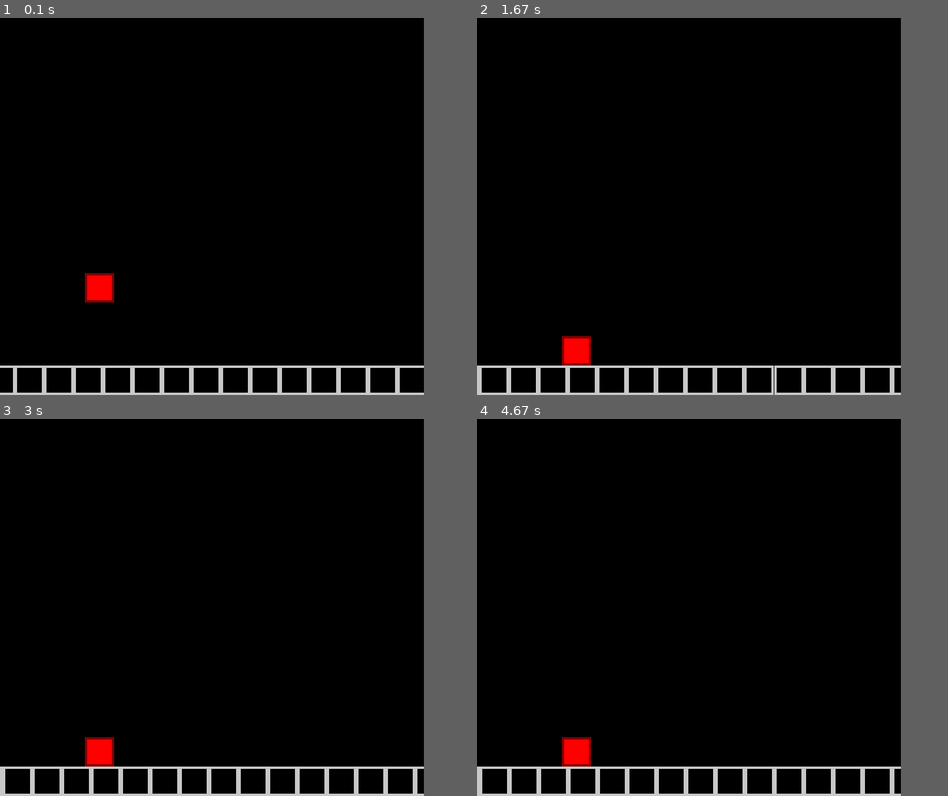
Above: before the commit, frames 1-4 (two rows, left to right).
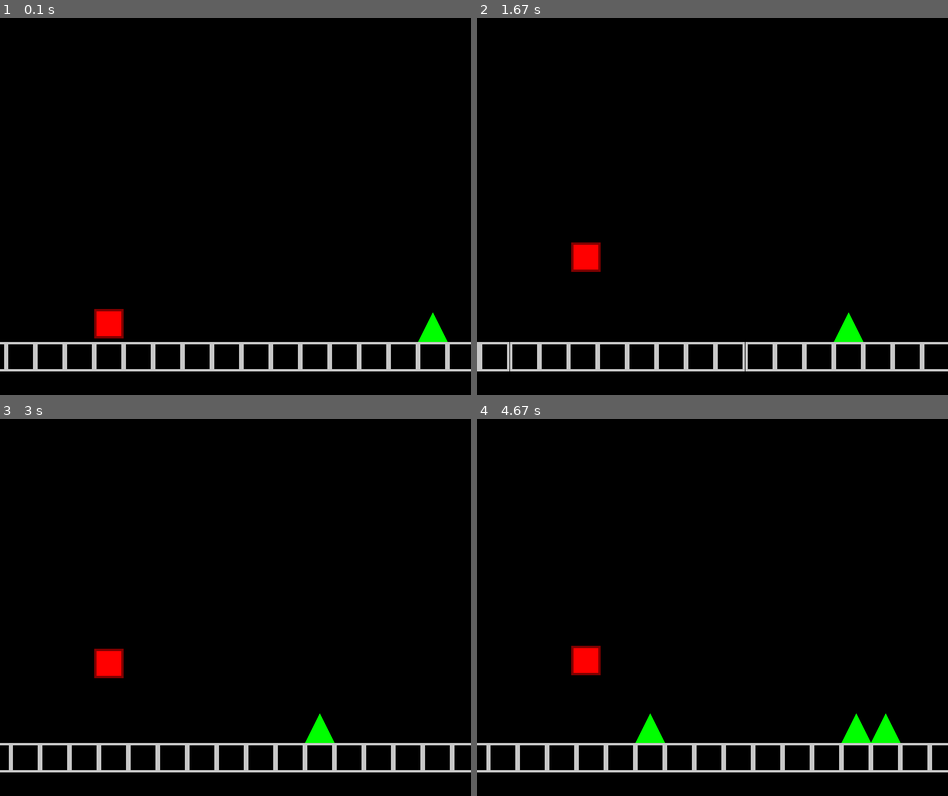
Above: after the commit, the same moments.

Repository: enzogyoshi/pygame_geometrydash
Game: pygame game, started from main.py
The game is run twice, just before and just after one commit, with the same random seed, the same clock (stepped at 60 frames per second) and the same inputs.
Inputs:
- Up to frame 1 (0.1 s): no input
- Up to frame 2 (1.67 s): tap Space at 0.33 s; hold Up 0.67-1.13 s; hold Up 1.17-1.53 s
- Up to frame 3 (3 s): hold Up 1.9-2.27 s; hold Up from 2.63 s (still down)
- Up to frame 4 (4.67 s): release Up at 3 s; hold Up 3.03-3.33 s; hold Up 3.37-3.73 s; hold Up 3.77-4.07 s; hold Up 4.1-4.47 s
The window is 720x640 before the commit and 800x640 after it. Grey fills any space a smaller window leaves; there, only what the larger window draws over its background counts as a difference.

The runs differ from the first frame. In frame 1, 5.2% of the frame differs, in the area x 0-100%, y 67-100%; in frame 2, 5.1%; in frame 3, 5.2%; in frame 4, 5.7%, in the area x 0-100%, y 60-100%.

Commit message:
added jump, added spikes, added death, added test level

Diff:
--- a/game.py
+++ b/game.py
@@ -1,15 +1,36 @@
 from setup import *
 from player import Player
-from tile import Tile
+from tile import Tile, HalfTile
+from spike import Spike
 
 class Game:
 
 
 
-    def __init__(self):
+    def __init__(self, level):
         self.player = Player()
-        self.tiles = [Tile((i, SCREEN_HEIGHT - Tile.height)) for i in range(0, SCREEN_WIDTH * 3, Tile.width)]
-        self.camera_speed = pygame.Vector2(300, 0)
+        self.tiles = []
+        self.spikes = []
+
+        self.camera_speed = pygame.Vector2(480, 0)
+
+        self.level = level
+        self.import_level()
+
+    def import_level(self):
+        with open('pygame_geometrydash/levels/' + self.level + '.txt') as f:
+            lines = f.readlines()
+            for y, line in enumerate(lines):
+                for x, tile_type in enumerate(line.replace(",", "")):
+                    if tile_type == "1":
+                        self.tiles.append(Tile((x * Tile.width, y * Tile.height)))
+                    elif tile_type == "2":
+                        self.tiles.append(HalfTile((x * Tile.width, y * Tile.height)))
+                    elif tile_type == "3":
+                        self.tiles.append(Spike((x * Tile.width, y * Tile.height), 0))
+
+
+
 
     def update(self, delta):
 
@@ -17,12 +38,20 @@
             if event.type == pygame.QUIT:
                 return COMMAND_QUIT
 
-        self.player.update(delta, self.tiles)
+        player_status = self.player.update(delta, self.tiles, self.spikes)
+
+        if player_status == PLAYER_DEAD:
+            return COMMAND_RESTART
+
         for tile in self.tiles:
             tile.update(delta, self.camera_speed.x)
+        for spike in self.spikes:
+            spike.update(delta, self.camera_speed.x)
 
     def draw(self, delta):
         screen.fill((0, 0, 0))
         self.player.draw(screen)
         for tile in self.tiles:
             tile.draw(screen)
+        for spike in self.spikes:
+            spike.draw(screen)
--- /dev/null
+++ b/levels/level1.txt
@@ -0,0 +1,12 @@
+0,0,0,0,0,0,0,0,0,0,0,0,0,0,0,0,0,0,0,0,0,0,0,0,0,0,0,0,0,0,0,0,0,0,0,0,0,0,0,0,0,0,0,0,0,0,0,0,0,0,0,0,0,0,0,0,0,0,0,0,0,0,0,0,0,0,0,0,0,0,0,0,0,0,0,0,0
+0,0,0,0,0,0,0,0,0,0,0,0,0,0,0,0,0,0,0,0,0,0,0,0,0,0,0,0,0,0,0,0,0,0,0,0,0,0,0,0,0,0,0,0,0,0,0,0,0,0,0,0,0,0,0,0,0,0,0,0,0,0,0,0,0,0,0,0,0,0,0,0,0,0,0,0,0
+0,0,0,0,0,0,0,0,0,0,0,0,0,0,0,0,0,0,0,0,0,0,0,0,0,0,0,0,0,0,0,0,0,0,0,0,0,0,0,0,0,0,0,0,0,0,0,0,0,0,0,0,0,0,0,0,0,0,0,0,0,0,0,0,0,0,0,0,0,0,0,0,0,0,0,0,0
+0,0,0,0,0,0,0,0,0,0,0,0,0,0,0,0,0,0,0,0,0,0,0,0,0,0,0,0,0,0,0,0,0,0,0,0,0,0,0,0,0,0,0,0,0,0,0,0,0,0,0,0,0,0,0,0,0,0,0,0,0,0,0,0,0,0,0,0,0,0,0,0,0,0,0,0,0
+0,0,0,0,0,0,0,0,0,0,0,0,0,0,0,0,0,0,0,0,0,0,0,0,0,0,0,0,0,0,0,0,0,0,0,0,0,0,0,0,0,0,0,0,0,0,0,0,0,0,0,0,0,0,0,0,0,0,0,0,0,0,0,0,0,0,0,0,0,0,0,0,0,0,0,0,0
+0,0,0,0,0,0,0,0,0,0,0,0,0,0,0,0,0,0,0,0,0,0,0,0,0,0,0,0,0,0,0,0,0,0,0,0,0,0,0,0,0,0,0,0,0,0,0,0,0,0,0,0,0,0,0,0,0,0,0,0,0,0,0,0,0,0,0,0,0,0,0,0,0,0,0,0,0
+0,0,0,0,0,0,0,0,0,0,0,0,0,0,0,0,0,0,0,0,0,0,0,0,0,0,0,0,0,0,0,0,0,0,0,0,0,0,0,0,0,0,0,0,0,0,0,0,0,0,0,0,0,0,0,0,0,0,0,0,0,0,0,0,0,0,0,0,0,0,0,0,0,0,0,0,2
+0,0,0,0,0,0,0,0,0,0,0,0,0,0,0,0,0,0,0,0,0,0,0,0,0,0,0,0,0,0,0,0,0,0,0,0,0,0,0,0,0,0,0,0,0,0,0,0,0,0,0,0,0,0,0,0,0,0,0,0,0,0,0,0,0,0,0,0,0,0,0,0,2,0,0,0,0
+0,0,0,0,0,0,0,0,0,0,0,0,0,0,0,0,0,0,0,0,0,0,0,0,0,0,0,0,0,0,0,0,0,0,0,0,0,0,0,0,0,0,0,0,0,0,0,0,0,0,0,0,0,0,0,1,1,1,1,1,1,1,1,1,1,1,1,1,1,0,0,0,0,0,0,0,0
+0,0,0,0,0,0,0,0,0,0,0,0,0,0,0,0,0,0,0,0,0,0,0,0,0,0,0,0,0,0,0,0,0,0,0,0,0,0,0,0,0,0,0,0,0,0,0,0,0,0,1,0,0,0,0,1,1,1,1,1,1,1,1,1,1,1,1,1,1,0,0,0,0,0,0,0,0
+0,0,0,0,0,0,0,0,0,0,0,0,0,0,0,3,0,0,0,0,0,0,3,3,0,0,0,0,0,0,3,3,3,0,0,0,0,0,0,0,0,0,0,0,0,1,0,0,0,0,1,0,0,0,0,1,1,1,1,1,1,1,1,1,1,1,1,1,1,0,0,0,0,0,0,0,0
+1,1,1,1,1,1,1,1,1,1,1,1,1,1,1,1,1,1,1,1,1,1,1,1,1,1,1,1,1,1,1,1,1,1,1,1,1,1,1,1,1,1,1,1,1,1,1,1,1,1,1,1,1,1,1,1,1,1,1,1,1,1,1,1,1,1,1,1,1,1,1,1,1,1,1,1,1
--- a/main.py
+++ b/main.py
@@ -1,7 +1,7 @@
 from setup import *
 from game import Game
 
-scene = Game()
+scene = Game('level1')
 
 delta_time = 0
 last_time = pygame.time.get_ticks()
@@ -17,6 +17,9 @@
     if status == COMMAND_QUIT:
         is_running = False
 
+    elif status == COMMAND_RESTART:
+        scene = Game("level1")
+
     scene.draw(screen)
 
     pygame.display.update()
--- a/player.py
+++ b/player.py
@@ -3,42 +3,55 @@
 class Player:
 
     width, height = 50, 50
-    gravity = pygame.Vector2(0, 1900)
+    gravity = pygame.Vector2(0, 3500)
     colour = (255, 0, 0)
 
     outline_color = (128, 0, 0)
     outline_width = 4
 
-    jump_velocity = -715
-    jump_cooldown = 0.25
+    jump_velocity = -970
+    jump_cooldown_amount = 0
 
     def __init__(self):
-        self.position = pygame.Vector2(SCREEN_WIDTH//5, SCREEN_HEIGHT*2//3)
+        self.position = pygame.Vector2(SCREEN_WIDTH//5, SCREEN_HEIGHT*3//4)
         self.velocity = pygame.Vector2(0,0)
         self.acceleration = pygame.Vector2(0, self.gravity.y)
 
+        self.on_ground = False
+        self.jumped = False
+        self.jump_cooldown = 0
 
-        self.on_ground = False
+    def update(self, delta, tiles, spikes):
 
-    def update(self, delta, tiles):
-        for tile in tiles:
-            if self.colliding(tile.position.x, tile.position.y, tile.width, tile.height):
-                return PLAYER_DEAD
+        self.jump_cooldown = max(0, self.jump_cooldown - delta)
 
+        keys = pygame.key.get_pressed()
+
+        if keys[pygame.K_SPACE] or keys[pygame.K_UP]:
+            self.jump()
 
         self.velocity.y += self.acceleration.y * delta
         self.position.y += self.velocity.y * delta
-        self.on_ground = True
+        self.on_ground = False
+
+        for spike in spikes:
+            if self.colliding(spike.position.x, spike.position.y, spike.width, spike.height):
+                return PLAYER_DEAD
 
         for tile in tiles:
             if self.colliding(tile.position.x, tile.position.y, tile.width, tile.height):
-                if self.velocity.y > 0:
+                if tile.__class__.__name__ == 'Spike':
+                    return PLAYER_DEAD
+                if self.velocity.y > 0 and (self.position.y + self.height - self.velocity.y * delta) <= tile.position.y + 10:
                     self.position.y = tile.position.y - self.height
+                    self.velocity.y = 0
                     self.on_ground = True
-                elif self.velocity.y < 0:
+                elif self.velocity.y < 0 and (self.position.y - self.velocity.y * delta) >= tile.position.y + tile.height - 10:
                     self.position.y = tile.position.y + tile.height
+                    self.velocity.y = 0
                     return PLAYER_DEAD
-                self.velocity.y = 0
+                else:
+                    return PLAYER_DEAD
 
 
     def colliding(self, x, y, width, height):
@@ -50,10 +63,15 @@
         return False
 
 
+    def jump(self):
+        if self.jump_cooldown > 0 or not self.on_ground:
+            return
 
-
+        self.velocity.y = self.jump_velocity
+        self.jump_cooldown = self.jump_cooldown_amount
+        self.jumped = True
 
     def draw(self, screen):
         pygame.draw.rect(screen, self.colour, (self.position.x, self.position.y, self.width, self.height))
         pygame.draw.rect(screen, self.outline_color, (self.position.x, self.position.y, self.width, self.height),
-                          self.outline_width)
+                         self.outline_width)
--- a/setup.py
+++ b/setup.py
@@ -3,7 +3,7 @@
 
 pygame.init()
 
-SCREEN_WIDTH = 720
+SCREEN_WIDTH = 800
 SCREEN_HEIGHT = 640
 dimensions = pygame.Vector2(SCREEN_WIDTH, SCREEN_WIDTH)
 screen = pygame.display.set_mode((SCREEN_WIDTH, SCREEN_HEIGHT))
--- /dev/null
+++ b/spike.py
@@ -0,0 +1,22 @@
+from setup import *
+from tile import Tile
+
+class Spike(Tile):
+
+    width, height = 50, 50
+
+    def __init__(self, position, angle=0):
+        super().__init__(position)
+        self.angle = angle % 360
+        self.width = Spike.width
+        self.height = Spike.height
+
+    def update(self, delta, camera_speed):
+        self.position.x -= camera_speed * delta
+
+    def draw(self, screen):
+        pygame.draw.polygon(screen, (0, 255, 0), [
+            (self.position.x, self.position.y + self.height),
+            (self.position.x + self.width, self.position.y + self.height),
+            (self.position.x + self.width / 2, self.position.y)
+        ])
--- a/tile.py
+++ b/tile.py
@@ -18,3 +18,6 @@
         pygame.draw.rect(screen, self.colour, (self.position.x, self.position.y, self.width, self.height))
         pygame.draw.rect(screen, self.outline_colour, (self.position.x, self.position.y, self.width, self.height),
                           self.outline_width)
+
+class HalfTile(Tile):
+    height = 25
